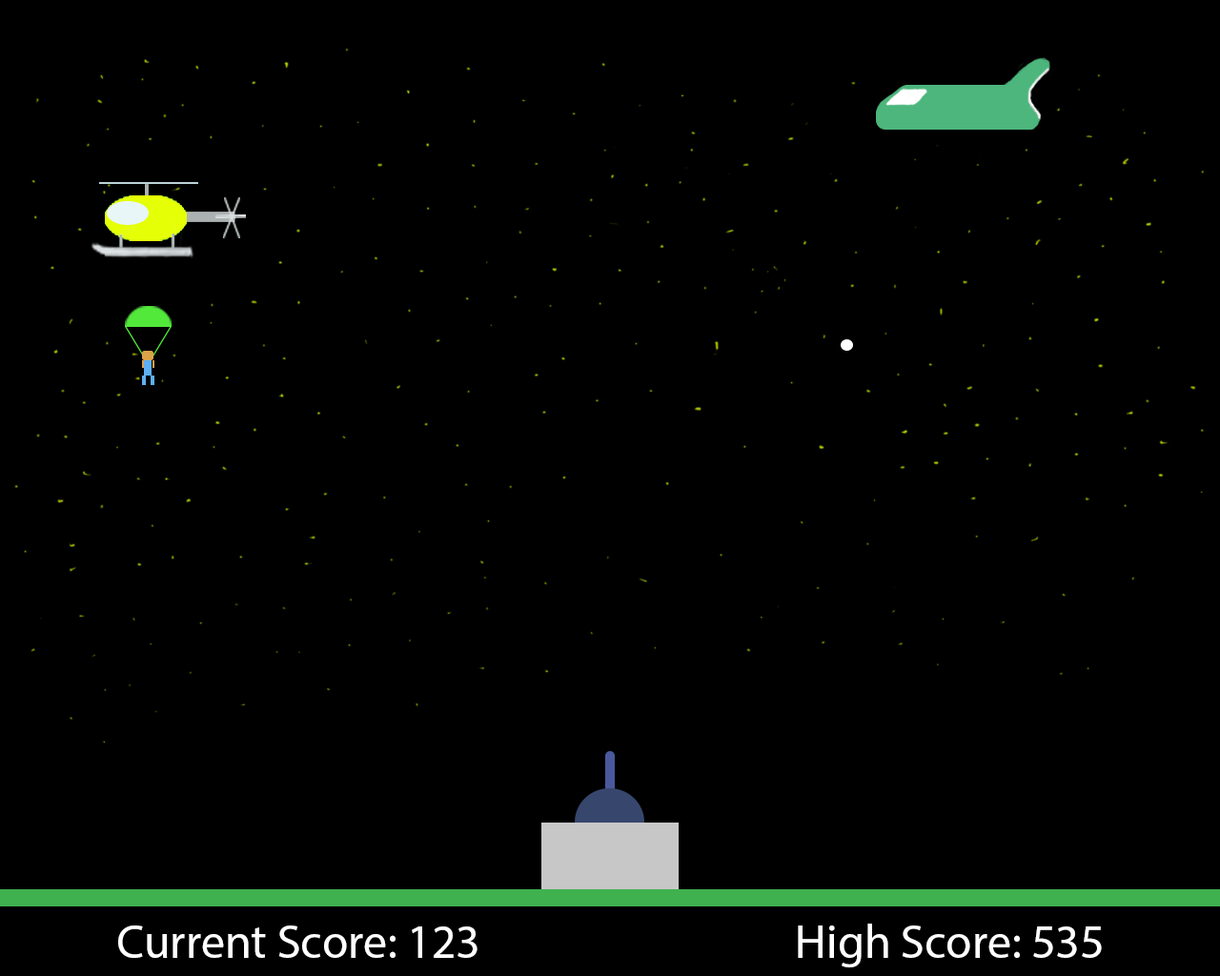
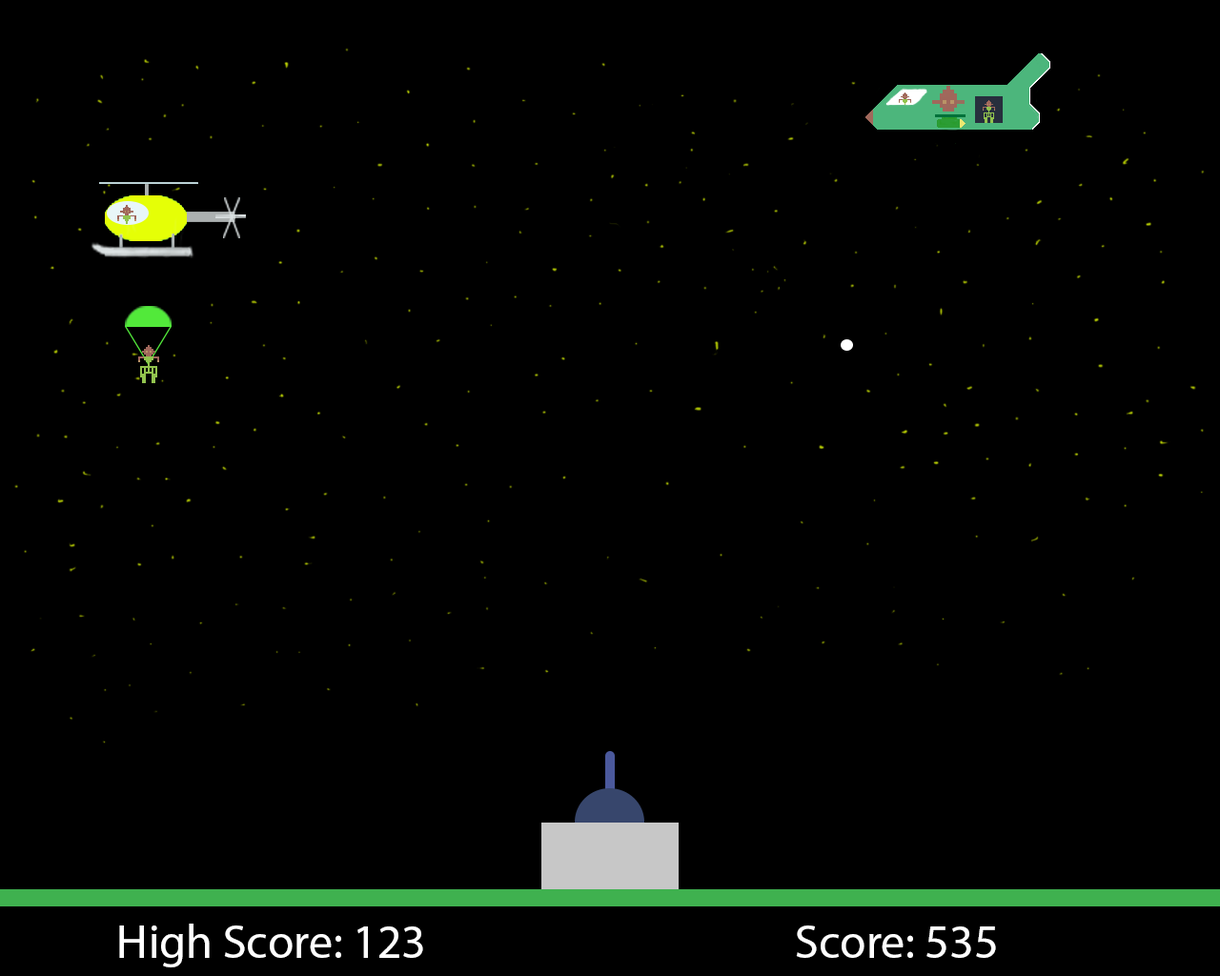
The second (1220, 976) image is a revision of the first. Changes to its layers:
added layer "Layer 2" above "pilot copy" over bbox(932, 85, 965, 112)
added layer "pilot copy" above "pilot" over bbox(117, 204, 137, 225)
added layer "pilot" above "alien copy" over bbox(899, 92, 912, 105)
added layer "alien copy" above "alien" over bbox(982, 100, 996, 123)
added layer "alien" above "Plane" over bbox(138, 345, 160, 384)
painted on "Ellipse 4" over bbox(865, 53, 1052, 144)
hid group "soldier" (6 layers) over bbox(142, 350, 155, 386)
renamed "High Score: 535" to "Score: 535", painted on it over bbox(796, 923, 1103, 968)
renamed "Current Score: 123" to "High Score: 123", painted on it over bbox(118, 923, 478, 968)
